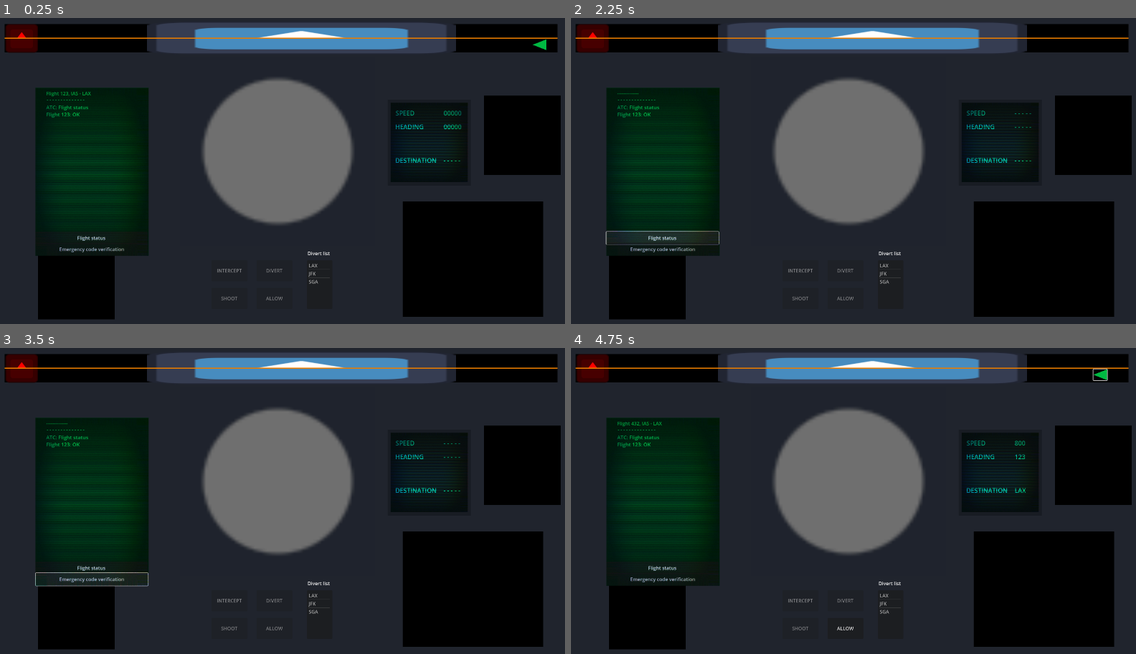
Above: before the commit, frames 1-4 (two rows, left to right).
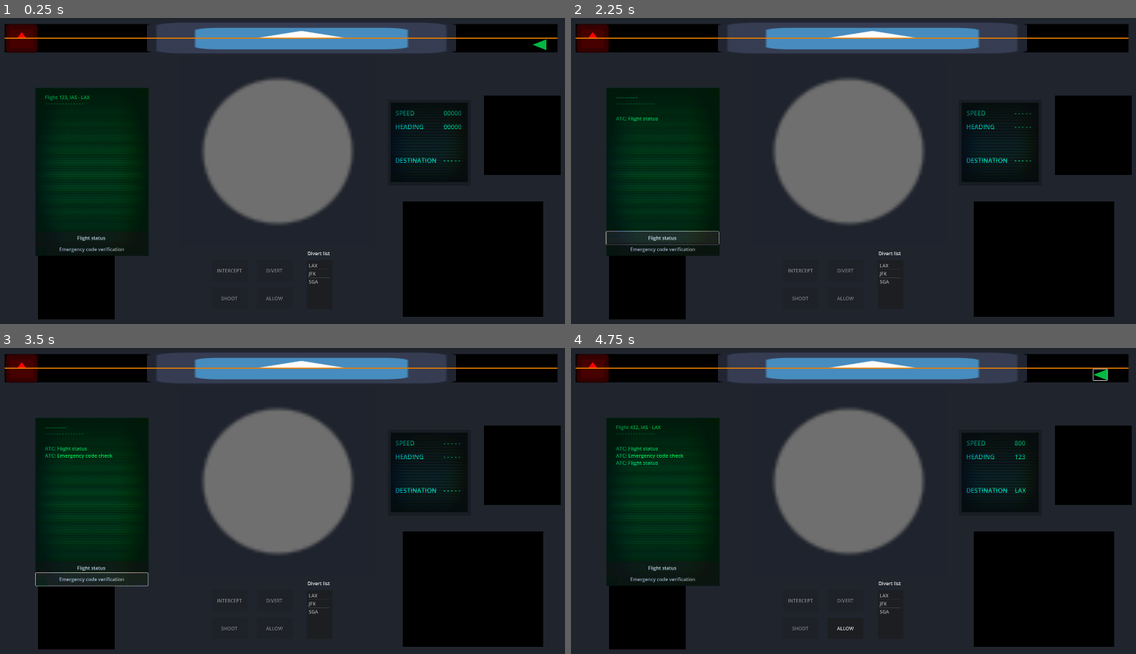
Above: after the commit, the same moments.

Repository: Altered-Dimension-Studios/brackeys-game-jam
Game: Godot game, scene res://managers/game_manager.tscn
The game is run twice, just before and just after one commit, with the same random seed, the same clock (stepped at 60 frames per second) and the same inputs. The engine's default icon, where the game draws it, is replaced by a stand-in: a white triangle on a blue panel in a dark square.
Inputs (mouse positions are in pixels of both pictures, inside the frame that each line leads up to):
- Up to frame 1 (0.25 s): no input
- Up to frame 2 (2.25 s): click (1107, 45) at 0.5 s; click "ALLOW" at 1.25 s; click "Flight status" at 2 s
- Up to frame 3 (3.5 s): click "Emergency code verification" at 2.75 s
- Up to frame 4 (4.75 s): click "Flight status" at 3.5 s; click (1113, 375) at 4.25 s

The runs differ from the first frame. In frame 1, 0.2% of the frame differs, in the area x 7-17%, y 24-33%; in frame 2, 0.2%; in frame 3, 0.3%; in frame 4, 0.4%, in the area x 7-20%, y 24-39%.
Error after the commit: Invalid access to property or key 'flight_number' on a base object of type 'Nil'. (res://actors/ControlPanels/flight_log_panel.gd:31)

Commit message:
add responses

Diff:
--- a/actors/ControlPanels/FlightLogPanel.tscn
+++ b/actors/ControlPanels/FlightLogPanel.tscn
@@ -17,24 +17,24 @@
 offset_bottom = 563.0
 color = Color(0, 0.140173, 0.0670055, 1)
 
-[node name="RichTextLabel" type="RichTextLabel" parent="."]
-offset_left = 36.0
-offset_top = 53.0
-offset_right = 323.0
-offset_bottom = 454.0
+[node name="LogText" type="RichTextLabel" parent="."]
+offset_left = 32.0
+offset_top = 66.0
+offset_right = 319.0
+offset_bottom = 467.0
 theme_override_colors/default_color = Color(0, 0.72549, 0.32549, 1)
 theme_override_font_sizes/normal_font_size = 17
-text = "ATC: Flight status
-Flight 123: OK
+bbcode_enabled = true
+text = "
 "
 
-[node name="Button" type="Button" parent="."]
+[node name="FlightStatusButton" type="Button" parent="."]
 offset_top = 483.0
 offset_right = 376.0
 offset_bottom = 525.0
 text = "Flight status"
 
-[node name="Button2" type="Button" parent="."]
+[node name="CodeButton" type="Button" parent="."]
 offset_left = 1.0
 offset_top = 521.0
 offset_right = 377.0
@@ -42,18 +42,18 @@
 text = "Emergency code verification"
 
 [node name="Description" type="Label" parent="."]
-offset_left = 36.0
-offset_top = 7.0
-offset_right = 186.0
-offset_bottom = 30.0
+offset_left = 32.0
+offset_top = 20.0
+offset_right = 182.0
+offset_bottom = 43.0
 theme_override_colors/font_color = Color(2.45467e-06, 0.830132, 0.347095, 1)
 text = "Flight 123, IAS - LAX"
 
 [node name="Divider" type="Label" parent="."]
-offset_left = 38.0
-offset_top = 28.0
-offset_right = 188.0
-offset_bottom = 51.0
+offset_left = 34.0
+offset_top = 41.0
+offset_right = 184.0
+offset_bottom = 64.0
 theme_override_colors/font_color = Color(2.45467e-06, 0.830132, 0.347095, 1)
 text = "- - - - - - - - - - - - - -"
 
@@ -67,3 +67,6 @@
 texture = ExtResource("2_hg8m4")
 expand_mode = 1
 metadata/_edit_lock_ = true
+
+[connection signal="pressed" from="FlightStatusButton" to="." method="_on_flight_status_button_pressed"]
+[connection signal="pressed" from="CodeButton" to="." method="_on_code_button_pressed"]
--- a/actors/ControlPanels/flight_log_panel.gd
+++ b/actors/ControlPanels/flight_log_panel.gd
@@ -1,4 +1,6 @@
 extends Node2D
+
+var selected_plane: Airplane
 
 func _init() -> void:
 	SignalBus.plane_clicked.connect(_on_plane_selected.bind())
@@ -16,7 +18,21 @@
 	$Description.text = "Flight %s, %s - %s" % [plane.flight_number, plane.departure, plane.destination]
 
 func clear_log_panel() -> void:
+	selected_plane = null
 	$Description.text = "--------------"
 
 func _on_plane_selected(plane: Airplane) -> void:
+	selected_plane = plane
 	update_log_panel_plane_data(plane)
+
+
+func _on_flight_status_button_pressed() -> void:
+	$LogText.append_text("ATC: Flight status\n")
+	var response = "Flight %s: %s\n" % [selected_plane.flight_number, selected_plane.get_flight_check_repsonse()]
+	$LogText.append_text(response)
+
+
+func _on_code_button_pressed() -> void:
+	$LogText.append_text("ATC: Emergency code check\n")
+	var response = "Flight %s: %s\n" % [selected_plane.flight_number, selected_plane.get_code_check_repsonse()]
+	$LogText.append_text(response)
--- a/actors/airplane.gd
+++ b/actors/airplane.gd
@@ -73,3 +73,9 @@
 func order_divert(new_destination: String, heading: int) -> void:
 	destination = new_destination
 	target_heading = heading
+
+func get_flight_check_repsonse() -> String:
+	return "Status OK"
+
+func get_code_check_repsonse() -> String:
+	return "69694242"
